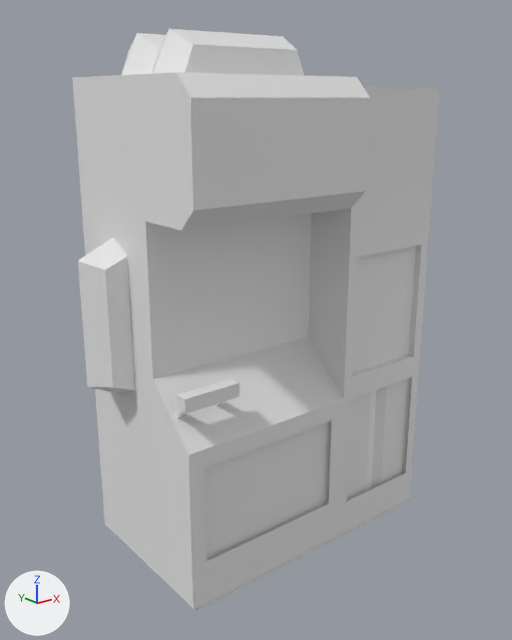
One commit to the FBX model Assets/Machines/Models/Architect_PH.fbx: the scene before it, then after it.
Rendered twice from a 50 mm camera at (-2.57, -3.15, 2.67) aimed at (-0.07, -0.02, 1.42). Lighting does not change. The marker at lower left points along +X, +Y and +Z. The picture after the commit comes second. Vertices at exactly the same position are counted once.

Objects in the first picture: 'Architect_PH'.
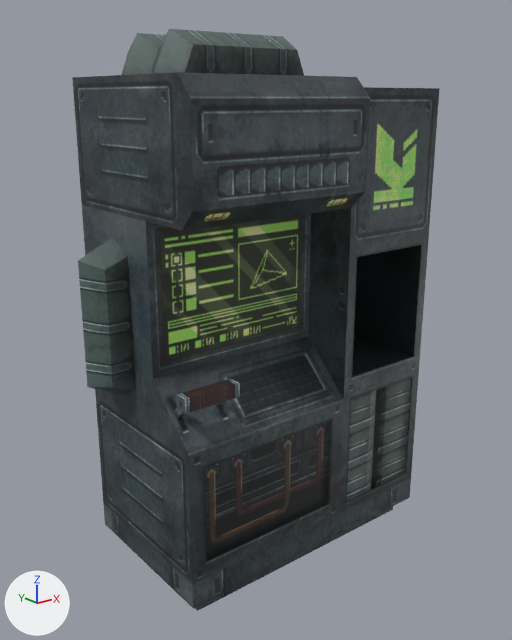
The change, as a list of edits to the scene's bpy script:
```text
Add img_t_architect_png:
    img_t_architect_png = load_image('T_Architect.png', '../Textures/T_Architect.png', 512, 512, 'sRGB')
Change mat_m_architect:
    remove mat_m_architect.base_color = (0.8, 0.8, 0.8)  # white #e7e7e7
    add mat_m_architect.texture = img_t_architect_png
Change me_cube_011:
    used by ob_architect_ph; location = (0.0, 0.0, 0.0)
    remove me_cube_011.from_pydata(...)  # 212 vertices, 142 faces; spans x -1.08..1.08, y -0.6..0.5, z 0.0..2.98
    add me_cube_011.from_pydata(...)  # 208 vertices, 141 faces; spans x -1.08..1.08, y -0.6..0.5, z 0.0..2.98
    me_cube_011 part 1: the loose piece of 4 vertices spanning x 0.26..0.81, y -0.46, z 1.13..1.84 is deleted
    me_cube_011 part 2: 141 kept faces spanning x -1.08..1.08, y -0.6..0.5, z 0.0..2.98 get new texture (UV) coordinates
```

Location of each change, (x1, y1, x2, y2) in pixels of the pictures (512 x 640 px):
'Architect_PH', surface changed, reshaped (white to grey): (72, 29, 440, 611) in both
part 1 of me_cube_011, deleted: before (352, 246, 416, 373)
part 2 of me_cube_011, surface changed (darker): (72, 29, 440, 611) in both
